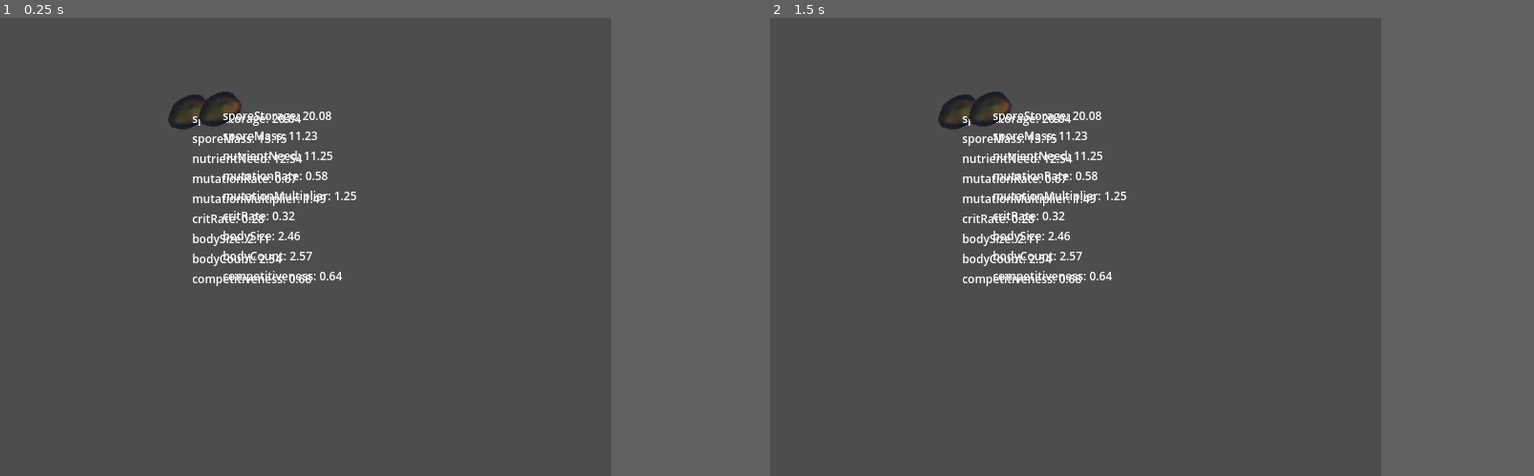
Above: before the commit, frames 1-2 (left to right).
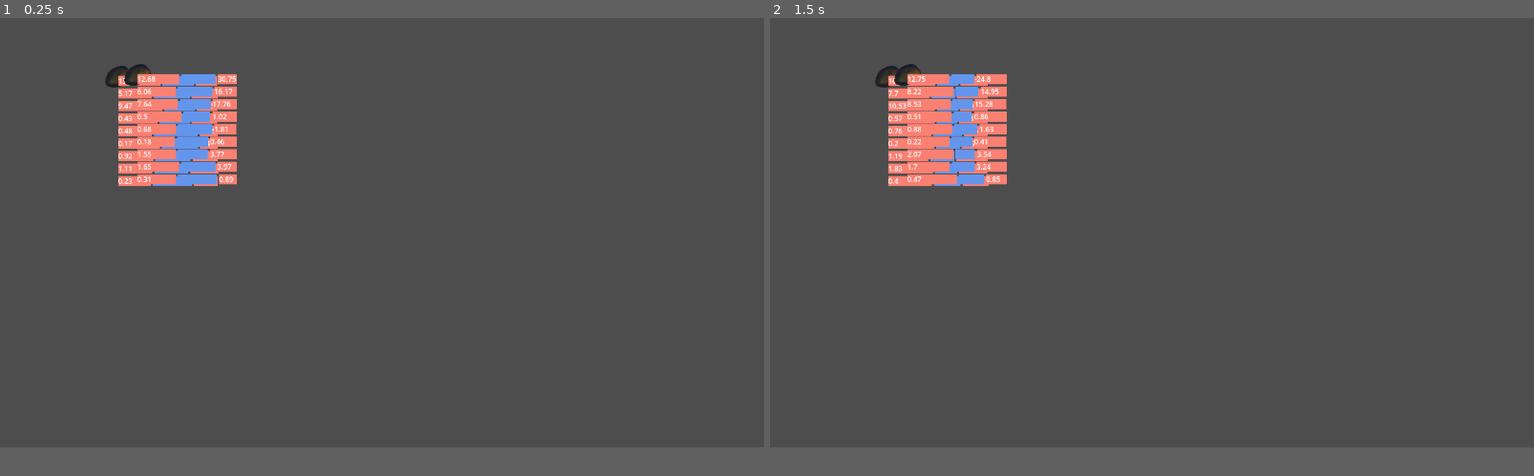
Above: after the commit, the same moments.

Repository: Chad-McThunderCode/mush_for_minijam155
Game: Godot game, scene res://sporeView.tscn
The game is run twice, just before and just after one commit, with the same random seed, the same clock (stepped at 60 frames per second) and the same inputs.
Inputs (mouse positions are in pixels of both pictures, inside the frame that each line leads up to):
- Up to frame 1 (0.25 s): no input
- Up to frame 2 (1.5 s): tap Enter at 0.5 s; move the mouse to (961, 109) at 0.52 s; click (961, 109) at 0.67 s; tap Space at 1.25 s; move the mouse to (991, 109) at 1.27 s; click (991, 109) at 1.42 s
In our replay, the window is 640x480 before the commit and 800x450 after it. These sizes can differ from the game's own. Grey fills any space a smaller window leaves; there, only what the larger window draws over its background counts as a difference.

The runs differ from the first frame. In frame 1, 5.4% of the frame differs, in the area x 13-47%, y 10-59%; in frame 2, 5.4%.

Commit message:
Added obfuscation demo. Fixed bugs. Added magic number.

Diff:
--- /dev/null
+++ b/BarGraph.gd
@@ -0,0 +1,44 @@
+class_name BarGraph
+extends HBoxContainer
+
+
+# Called when the node enters the scene tree for the first time.
+func _ready():
+	pass
+
+
+# Called every frame. 'delta' is the elapsed time since the previous frame.
+func _process(delta):
+	pass
+
+#100 (value range), some min, some max, element width in pixel, some value in-between
+func buildFromValues(total, min, max, width, actual):
+	print("total", total, "min", min, "max", max, "width", width)
+	var white=StyleBoxFlat.new()
+	white.bg_color = Color.SALMON
+
+	var valueWidth = width/total
+
+	var blue=StyleBoxFlat.new()
+	blue.bg_color = Color.CORNFLOWER_BLUE
+
+	var l = Label.new()
+	l.text = str(min)
+	var lw = valueWidth * min + 30
+	l.custom_minimum_size.x = lw
+	l.add_theme_stylebox_override("normal", white)
+
+	var m = Label.new()
+	#m.text = str(actual)
+	var mw = valueWidth * max - valueWidth * min
+	m.custom_minimum_size.x = mw
+	m.add_theme_stylebox_override("normal", blue)
+
+	var r = Label.new()
+	r.add_theme_stylebox_override("normal", white)
+	r.text = str(max)
+	r.custom_minimum_size.x = valueWidth * total - valueWidth * max + 30
+	add_child(l)
+	add_child(m)
+	add_child(r)
+	print(get_children())
--- /dev/null
+++ b/BarGraph.tscn
@@ -0,0 +1,10 @@
+[gd_scene load_steps=3 format=3 uid="uid://dbk1hq8ii26r2"]
+
+[ext_resource type="Theme" uid="uid://vjk3yhqcnqgu" path="res://test_theme.tres" id="1_dppc0"]
+[ext_resource type="Script" path="res://BarGraph.gd" id="1_ealnm"]
+
+[node name="HBoxContainer" type="HBoxContainer"]
+offset_right = 40.0
+offset_bottom = 40.0
+theme = ExtResource("1_dppc0")
+script = ExtResource("1_ealnm")
--- a/Spore.tscn
+++ b/Spore.tscn
@@ -1,8 +1,9 @@
-[gd_scene load_steps=9 format=3 uid="uid://d1aq8rhlrapfr"]
+[gd_scene load_steps=8 format=3 uid="uid://d1aq8rhlrapfr"]
 
 [ext_resource type="Script" path="res://classes/Traits.gd" id="1_hj3jc"]
 [ext_resource type="Texture2D" uid="uid://b8cxj54lpw2iv" path="res://art/spore.png" id="2_gwymf"]
 [ext_resource type="Script" path="res://ControlResizeTooltip.gd" id="3_pxyoc"]
+[ext_resource type="Theme" uid="uid://vjk3yhqcnqgu" path="res://test_theme.tres" id="4_t4neh"]
 
 [sub_resource type="AtlasTexture" id="AtlasTexture_07qth"]
 atlas = ExtResource("2_gwymf")
@@ -21,12 +22,6 @@
 
 [sub_resource type="CircleShape2D" id="CircleShape2D_chqlc"]
 radius = 34.9285
-
-[sub_resource type="SystemFont" id="SystemFont_ea5vb"]
-
-[sub_resource type="Theme" id="Theme_ak1ke"]
-default_font = SubResource("SystemFont_ea5vb")
-default_font_size = 12
 
 [node name="Traits" type="Node2D"]
 script = ExtResource("1_hj3jc")
@@ -54,7 +49,7 @@
 size_flags_vertical = 3
 mouse_filter = 0
 mouse_force_pass_scroll_events = false
-theme = SubResource("Theme_ak1ke")
+theme = ExtResource("4_t4neh")
 
 [connection signal="input_event" from="Area2D" to="." method="onInputEvent"]
 [connection signal="mouse_entered" from="Area2D" to="." method="onInfoDrawRequest"]
--- a/classes/Traits.gd
+++ b/classes/Traits.gd
@@ -1,5 +1,8 @@
 class_name Traits
 extends Node2D
+
+const BAR = preload("res://BarGraph.tscn")
+var currentObfuscation = 3
 
 var traits = {
 	"sporeStorage" : 0,
@@ -32,7 +35,11 @@
 
 # Called every frame. 'delta' is the elapsed time since the previous frame.
 func _process(delta):
-	pass
+	var mouseDistance = round(global_position.distance_to(get_global_mouse_position()) / 100)
+	if(mouseDistance < currentObfuscation):
+		currentObfuscation -= 1
+		updateList()
+
 
 func updateList():
 	for c in $Control/VBoxContainer.get_children():
@@ -40,9 +47,14 @@
 		c.queue_free()
 	var pos = 0
 	for t in traits:
-		var text = Label.new()
-		text.text = " " + t + ": " +  str(round(traits[t]*100)/100)
-		$Control/VBoxContainer.add_child(text)
+		#var text = Label.new()
+		#text.text = " " + t + ": " +  str(round(traits[t]*100)/100)
+		#$Control/VBoxContainer.add_child(text)
+		var bar = BAR.instantiate()
+		var minmax = calculateObfuscation(traits[t], currentObfuscation)
+		var limits = calculateObfuscation(traits[t], 4)
+		bar.buildFromValues(limits.max, round(minmax.min*100)/100, round(100*minmax.max)/100, 100, round(100*traits[t])/100)
+		$Control/VBoxContainer.add_child(bar)
 
 func createFromDefaults():
 	traits.sporeStorage = lerpf(20, 20.1, randf())
@@ -115,13 +127,13 @@
 	return float(str("0.", result))
 
 func calculateObfuscation(num, level):
-	var height = num * 0.2
+	if(level == 0):
+		return {"min": num, "max": num}
+	var height = num * 0.3
 	var factor = floatHashFloat(num)
-	print("out factor ", factor)
 	var center = num - (0.5 * height) + (height * factor)
 	for i in range(1, level):
 		factor = floatHashFloat(num+i)
-		print("factor ", factor)
 		center = center - (0.5 * height) + (height * factor)
 	return {"min": center - (0.5 * height * level), "max": center + (0.5 * height * level)}
 
--- a/project.godot
+++ b/project.godot
@@ -17,5 +17,5 @@
 
 [display]
 
-window/size/viewport_width=640
-window/size/viewport_height=480
+window/size/viewport_width=1280
+window/size/viewport_height=720
--- a/sporeView.gd
+++ b/sporeView.gd
@@ -1,6 +1,7 @@
 extends Node2D
 
 const SPORE = preload("res://Spore.tscn")
+
 var partners = []
 # Called when the node enters the scene tree for the first time.
 func _ready():
--- /dev/null
+++ b/test_theme.tres
@@ -0,0 +1,7 @@
+[gd_resource type="Theme" load_steps=2 format=3 uid="uid://vjk3yhqcnqgu"]
+
+[sub_resource type="SystemFont" id="SystemFont_ea5vb"]
+
+[resource]
+default_font = SubResource("SystemFont_ea5vb")
+default_font_size = 12
